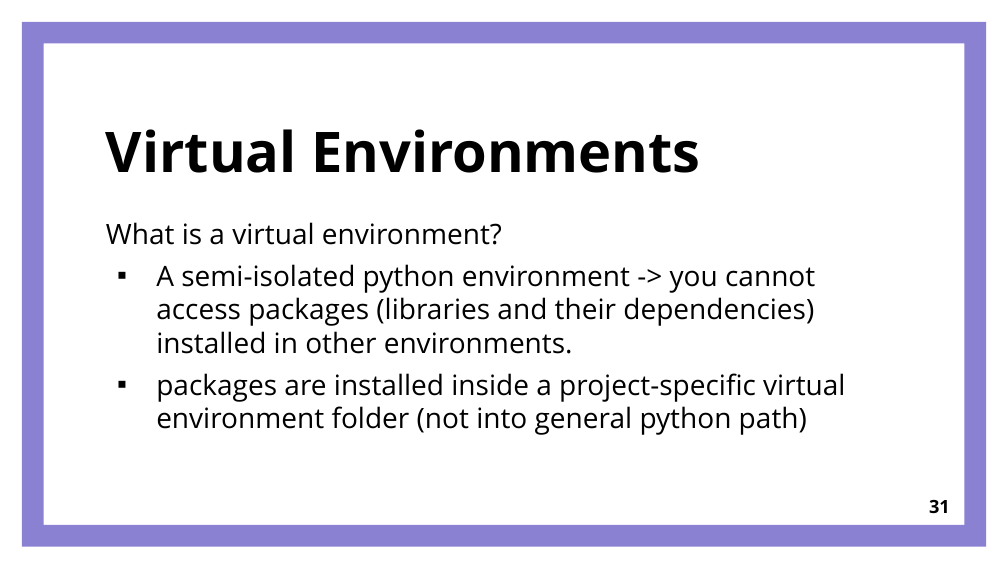
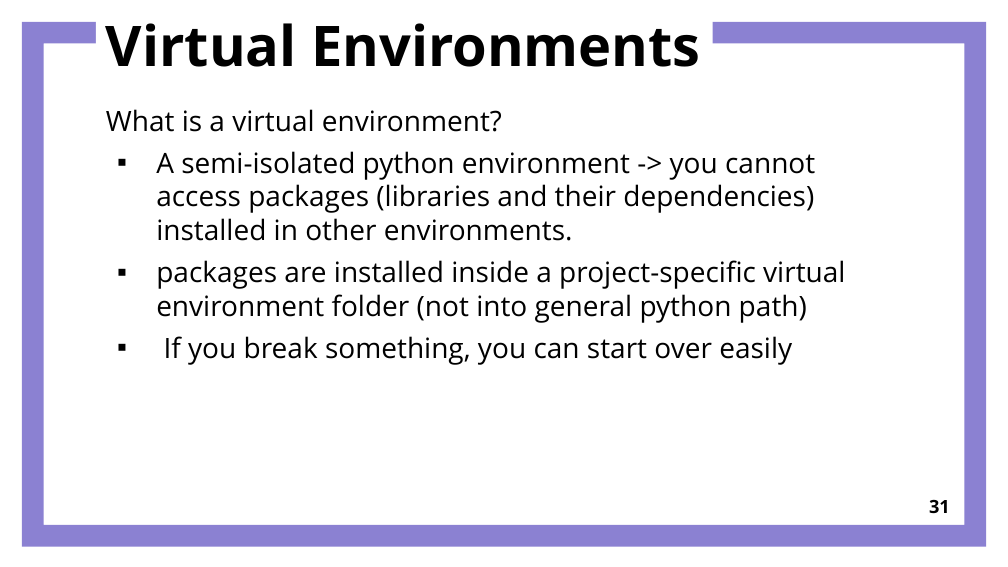
Before and after one commit to joejoeyjoseph/2019-camerino-ODD, a slide deck: slide 31 of materials/ODD_presentation.pptx. Drawn at 1008x567 pixels with LibreOffice and Linux fonts; fonts in the diff are those of the drawing. Boxes give left, top, right and bottom in pixels: in the first picture for what was removed or moved away, otherwise in the second. Text is boxed around its words. In the diff, an @@ line names an element or a change of style, - is before the commit and + after.

```diff
--- a/materials/ODD_presentation.pptx
+++ b/materials/ODD_presentation.pptx
@@ title "Virtual Environments": place and size @@
-title "Virtual Environments" at (106,129,701,173)
+title "Virtual Environments" at (106,23,701,67)
@@ title "Virtual Environments" at (106,23,701,67): vertical alignment bottom to top @@
@@ text "What is a virtual environment?": place and size @@
-text "What is a virtual environment?" at (106,222,845,435)
+text "What is a virtual environment?" at (106,109,845,365)
@@ text at (164,336,792,365): paragraph added @@
+▪ If you break something, you can start over easily
```
Also in this commit, not shown: 28 other slides changed, 2 slides added, 3 slides removed, 2 other files.
